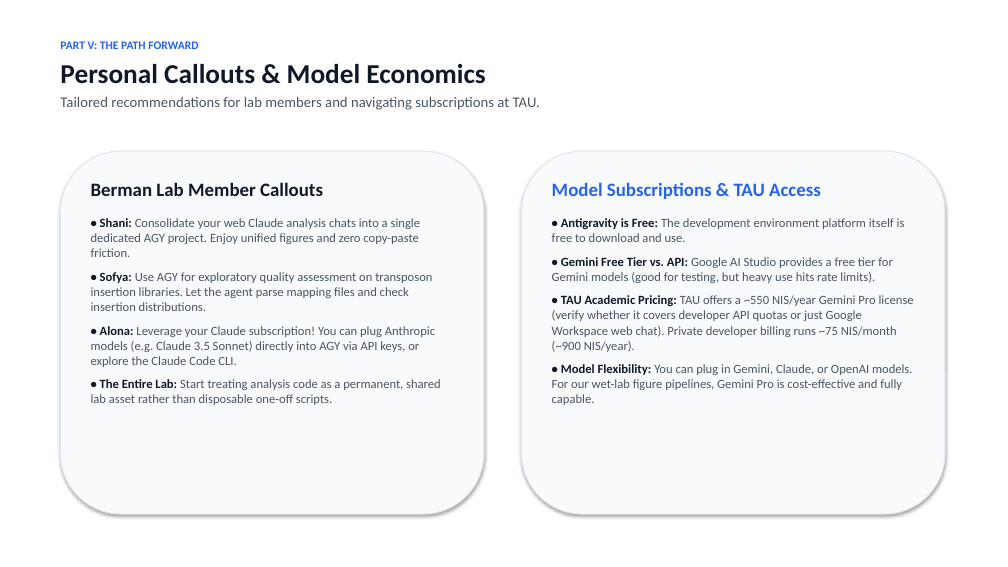
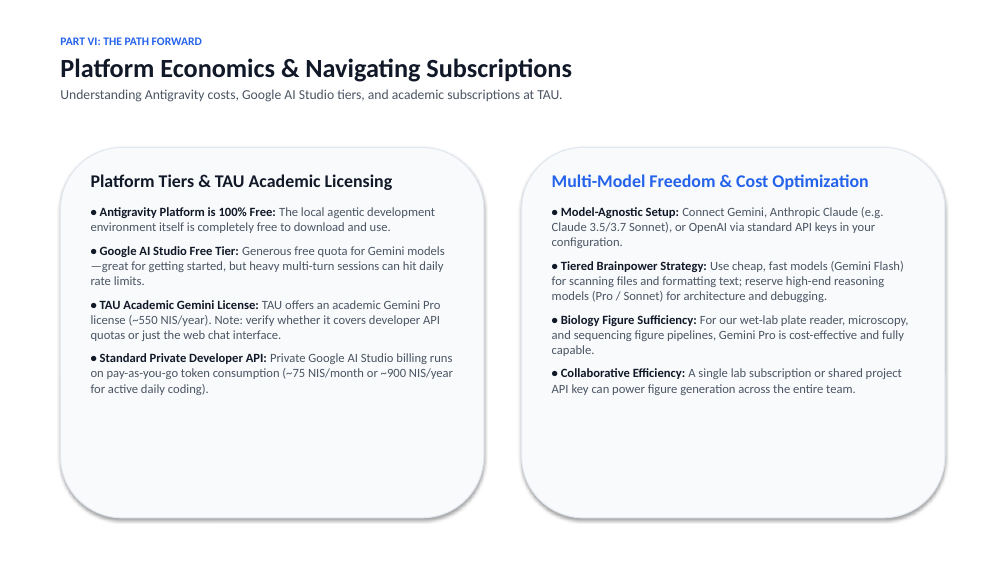
Before and after one commit to berman-lab/antigravity-intoduction-presentation, a slide deck: slide 27 of antigravity_lab_presentation.pptx (slide 17 before the commit). Drawn at 1008x567 pixels with LibreOffice and Linux fonts; fonts in the diff are those of the drawing. Boxes give left, top, right and bottom in pixels: in the first picture for what was removed or moved away, otherwise in the second. Text is boxed around its words. In the diff, an @@ line names an element or a change of style, - is before the commit and + after.

```diff
--- a/antigravity_lab_presentation.pptx
+++ b/antigravity_lab_presentation.pptx
@@ text at (60, 37, 571, 102): text changed; size 14 to 13 pt @@
-PART V: THE PATH FORWARD
-Personal Callouts & Model Economics
-Tailored recommendations for lab members and navigating subscriptions at TAU.
+PART VI: THE PATH FORWARD
+Platform Economics & Navigating Subscriptions
+Understanding Antigravity costs, Google AI Studio tiers, and academic subscriptions at TAU.
@@ rounded rectangle: place and size @@
-rounded rectangle at (60, 151, 484, 514)
+rounded rectangle at (60, 147, 484, 518)
@@ rounded rectangle: place and size @@
-rounded rectangle at (522, 151, 945, 514)
+rounded rectangle at (522, 147, 945, 518)
@@ text at (91, 174, 453, 395): text changed @@
-Berman Lab Member Callouts
-• Shani: Consolidate your web Claude analysis chats into a single dedicated AGY project. Enjoy unified figures and zero copy-paste friction.
-• Sofya: Use AGY for exploratory quality assessment on transposon insertion libraries. Let the agent parse mapping files and check insertion distributions.
-• Alona: Leverage your Claude subscription! You can plug Anthropic models (e.g. Claude 3.5 Sonnet) directly into AGY via API keys, or explore the Claude Code CLI.
-• The Entire Lab: Start treating analysis code as a permanent, shared lab asset rather than disposable one-off scripts.
+Platform Tiers & TAU Academic Licensing
+• Antigravity Platform is 100% Free: The local agentic development environment itself is completely free to download and use.
+• Google AI Studio Free Tier: Generous free quota for Gemini models—great for getting started, but heavy multi-turn sessions can hit daily rate limits.
+• TAU Academic Gemini License: TAU offers an academic Gemini Pro license (~550 NIS/year). Note: verify whether it covers developer API quotas or just the web chat interface.
+• Standard Private Developer API: Private Google AI Studio billing runs on pay-as-you-go token consumption (~75 NIS/month or ~900 NIS/year for active daily coding).
@@ text at (552, 174, 908, 395): text changed @@
-Model Subscriptions & TAU Access
-• Antigravity is Free: The development environment platform itself is free to download and use.
-• Gemini Free Tier vs. API: Google AI Studio provides a free tier for Gemini models (good for testing, but heavy use hits rate limits).
-• TAU Academic Pricing: TAU offers a ~550 NIS/year Gemini Pro license (verify whether it covers developer API quotas or just Google Workspace web chat). Private developer billing runs ~75 NIS/month (~900 NIS/year).
-• Model Flexibility: You can plug in Gemini, Claude, or OpenAI models. For our wet-lab figure pipelines, Gemini Pro is cost-effective and fully capable.
+Multi-Model Freedom & Cost Optimization
+• Model-Agnostic Setup: Connect Gemini, Anthropic Claude (e.g. Claude 3.5/3.7 Sonnet), or OpenAI via standard API keys in your configuration.
+• Tiered Brainpower Strategy: Use cheap, fast models (Gemini Flash) for scanning files and formatting text; reserve high-end reasoning models (Pro / Sonnet) for architecture and debugging.
+• Biology Figure Sufficiency: For our wet-lab plate reader, microscopy, and sequencing figure pipelines, Gemini Pro is cost-effective and fully capable.
+• Collaborative Efficiency: A single lab subscription or shared project API key can power figure generation across the entire team.
```
Also in this commit, not shown: 10 other slides changed, 17 slides added, 7 slides removed, 1 other file.
